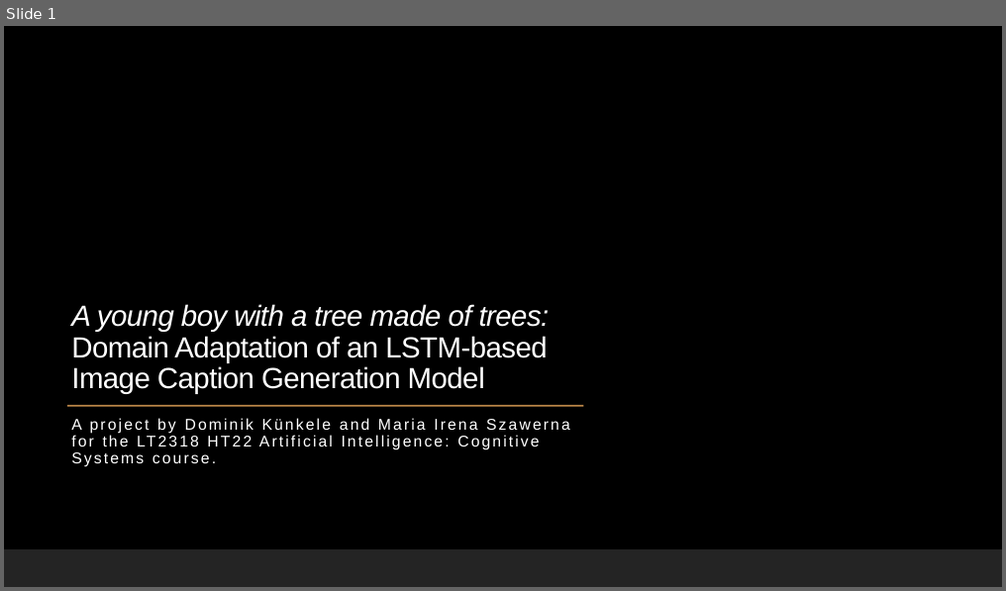
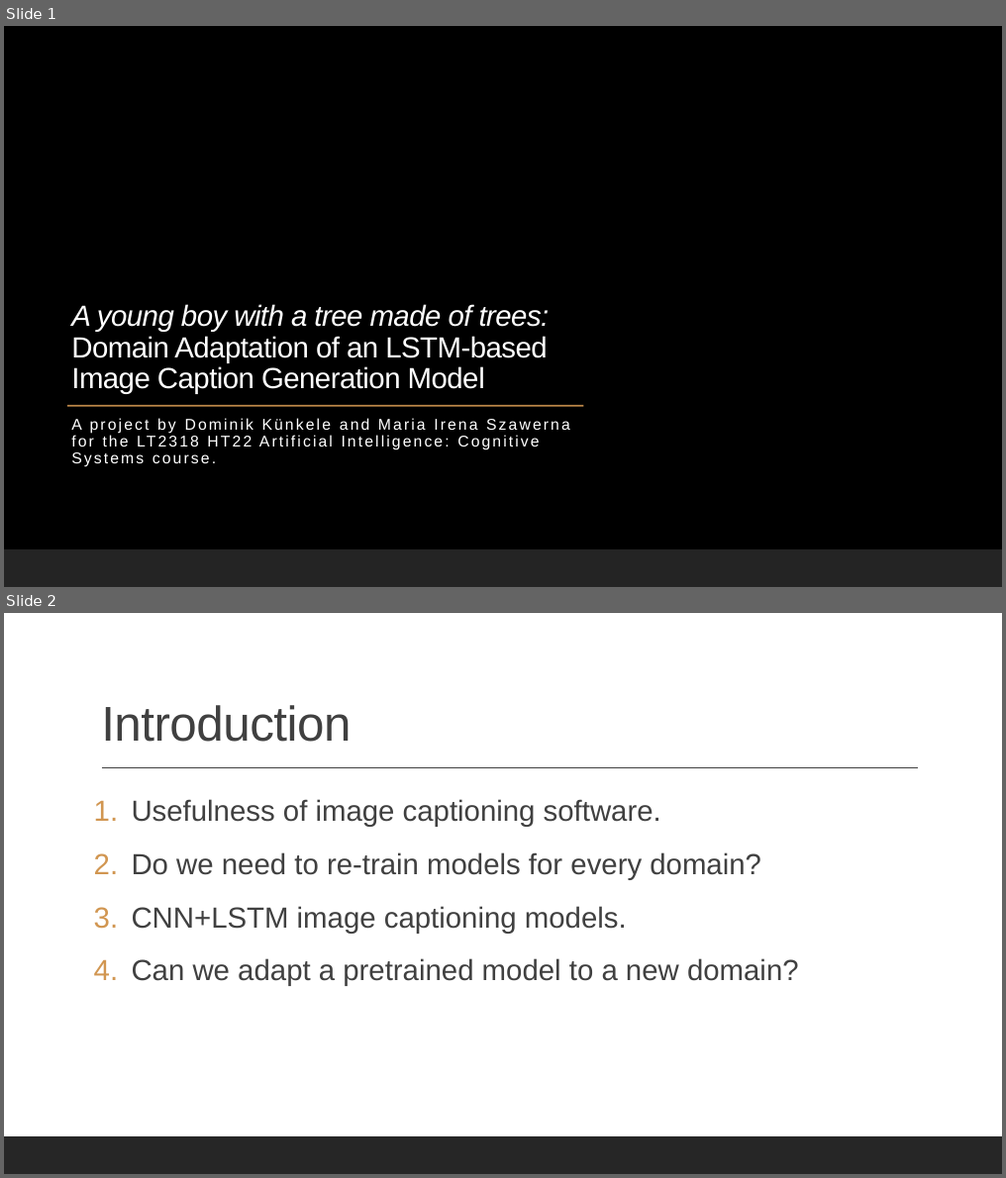
Before and after one commit to Turtilla/aics-project, a slide deck: paper/aics-project.pptx. Shown one above the other, each under a label of ours: slide 1 before the commit, slides 1 and 2 after it. The pictures are 1006x591 and 1006x1178 pixels, drawn with LibreOffice and Linux fonts; fonts in the diff are those of the drawing; background and template pictures are left out. Boxes give left, top, right and bottom in pixels: in the first picture for what was removed or moved away, otherwise in the second. Text is boxed around its words. In the diff, an @@ line names an element or a change of style, - is before the commit and + after.

```diff
--- a/paper/aics-project.pptx
+++ b/paper/aics-project.pptx
@@ slide 2 added at (4,613,1002,1174), background #FFFFFF; not listed: 1 template element that a slide beside it also shows @@
@@ title added at (101,705,350,742), 47 pt, text #404040 @@
+Introduction
@@ line added from (102, 768) to (918, 768), #404040 1 pt @@
@@ text added at (132,799,799,986), 28 pt, text #404040 @@
+1. Usefulness of image captioning software.
+2. Do we need to re-train models for every domain?
+3. CNN+LSTM image captioning models.
+4. Can we adapt a pretrained model to a new domain?
```
Also in this commit, not shown: 6 other slides added, 1 slide removed, 1 other file.
